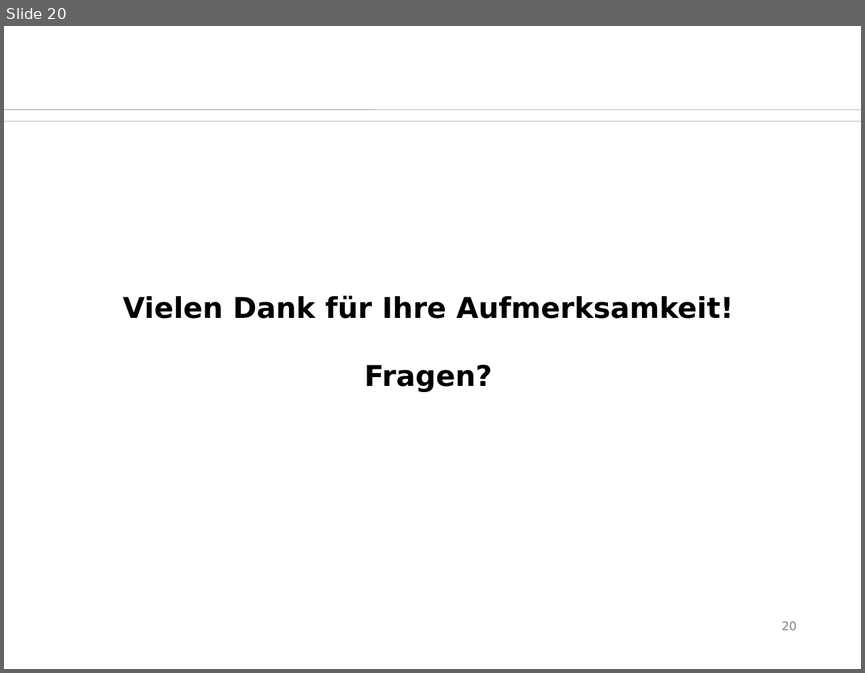
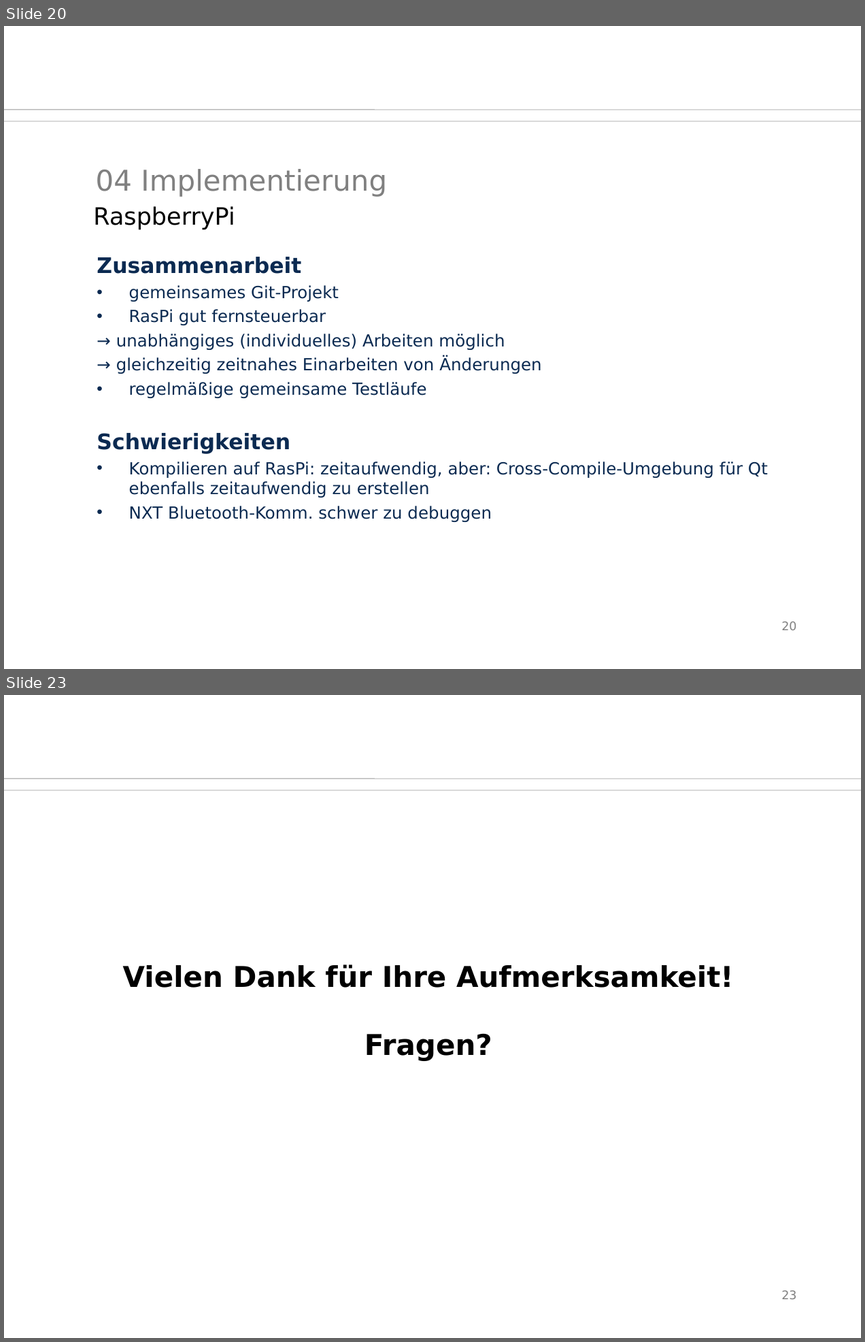
Before and after one commit to SaSteDD/ees_StegStef, a slide deck: präsi/btwf.odp. Shown one above the other, each under a label of ours: slide 20 before the commit, slides 20 and 23 after it; the slides between them are not shown. The pictures are 865x673 and 865x1342 pixels, drawn with LibreOffice and Linux fonts; fonts in the diff are those of the drawing; background and template pictures are left out. Boxes give left, top, right and bottom in pixels: in the first picture for what was removed or moved away, otherwise in the second. Text is boxed around its words. In the diff, an @@ line names an element or a change of style, - is before the commit and + after.

```diff
--- a/präsi/btwf.odp
+++ b/präsi/btwf.odp
@@ slide 20 added at box(4, 26, 861, 669), background #FFFFFF; not listed: 2 template elements that a slide beside it also shows @@
@@ title added at box(96, 169, 387, 197), 24 pt, text #808080 @@
+04 Implementierung
@@ text added at box(93, 206, 235, 230), 20 pt, text #000000 @@
+RaspberryPi
@@ text added at box(96, 257, 768, 522), 14 pt, text #0B2A51 @@
+Zusammenarbeit
+• gemeinsames Git-Projekt
+• RasPi gut fernsteuerbar
+→ unabhängiges (individuelles) Arbeiten möglich
+→ gleichzeitig zeitnahes Einarbeiten von Änderungen
+• regelmäßige gemeinsame Testläufe
+Schwierigkeiten
+• Kompilieren auf RasPi: zeitaufwendig, aber: Cross-Compile-Umgebung für Qt ebenfalls zeitaufwendig zu erstellen
+• NXT Bluetooth-Komm. schwer zu debuggen
@@ page number added at box(781, 621, 796, 630), 10 pt, text #808080 @@
+20
@@ what was slide 20 is now slide 23 @@
@@ page number at box(781, 1290, 796, 1299): text changed @@
-20
+23
```
Also in this commit, not shown: 11 slides changed, 4 other slides added, 2 slides removed, 11 other files.
